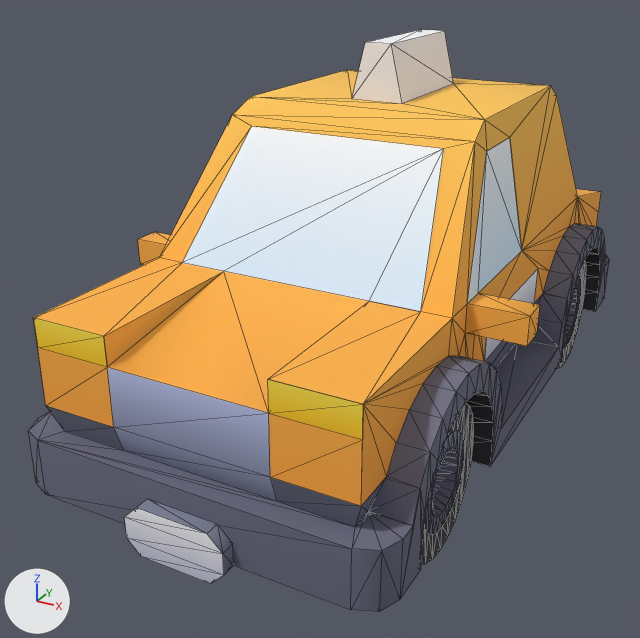
An edit to the glTF model Assets/UnityEve/Art/Models/car-kit/taxi.glb, drawn before and after from the same camera.
Rendered twice from a 50 mm camera at (1.38, -2.97, 1.86) aimed at (-0.15, -0.2, 0.47). Lighting does not change. The marker at lower left points along +X, +Y and +Z. The picture after the commit comes second. Mesh edges are drawn as thin lines. Vertices at exactly the same position are counted once.

In view in the first picture: 'body', 'wheel-back-left', 'wheel-front-left'.
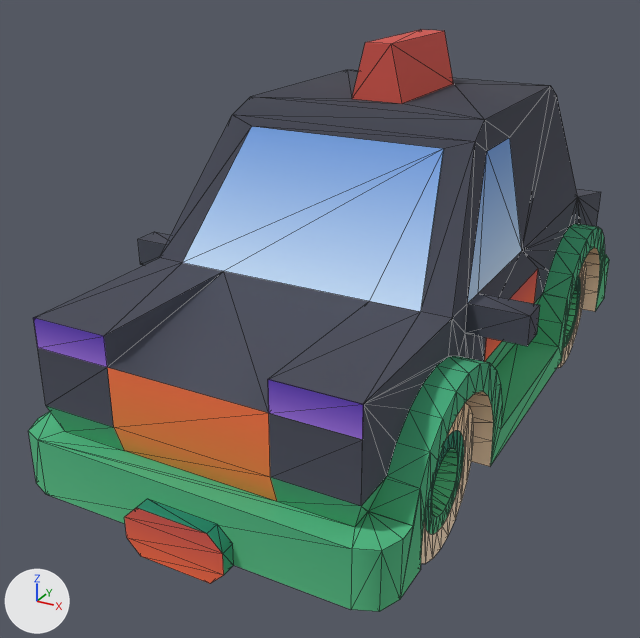
Where the newer file only moved an object's origin or applied its transform, the numbers keep the older frame.

The change, as a diff of the scene's bpy script:
```diff
--- a/Assets/UnityEve/Art/Models/car-kit/taxi.glb.py
+++ b/Assets/UnityEve/Art/Models/car-kit/taxi.glb.py
@@ me_body @@
 # used by ob_body; location = (0.0, 0.025, 0.15)
-me_body.from_pydata(...)  # 400 vertices, 744 faces; spans x -0.75..0.75, y -1.37..1.37, z 0.0..1.35
+me_body.from_pydata(...)  # 398 vertices, 744 faces; spans x -0.75..0.75, y -1.37..1.37, z 0.0..1.35
+# me_body part 1: 730 kept faces spanning x -0.75..0.75, y -1.37..1.37, z 0.0..1.35 get new texture (UV) coordinates
+# edits to the shape of me_body do not show in these pictures
 me_body.materials.append(mat_colormap)
@@ me_wheel_front_left @@
 me_wheel_front_left.from_pydata(...)  # 216 vertices, 332 faces; spans x 0.0..0.3, y -0.3..0.3, z -0.3..0.3
 # used by ob_wheel_front_left; location = (0.3, -0.76, 0.3)
+# me_wheel_front_left part 2: 332 kept faces spanning x 0.0..0.3, y -0.3..0.3, z -0.3..0.3 get new texture (UV) coordinates
 me_wheel_front_left.materials.append(mat_colormap)
@@ me_wheel_back_left @@
 me_wheel_back_left.from_pydata(...)  # 216 vertices, 332 faces; spans x 0.0..0.3, y -0.3..0.3, z -0.3..0.3
 # used by ob_wheel_back_left; location = (0.3, 0.76, 0.3)
+# me_wheel_back_left part 3: 332 kept faces spanning x 0.0..0.3, y -0.3..0.3, z -0.3..0.3 get new texture (UV) coordinates
 me_wheel_back_left.materials.append(mat_colormap)
```

Pixel boxes (x1, y1, x2, y2) of what changed, in the pictures (640 x 638 px):
part 1 of me_body, surface changed
    both: (28, 30, 609, 612)
part 2 of me_wheel_front_left, surface changed
    both: (421, 403, 474, 564)
part 3 of me_wheel_back_left, surface changed
    both: (557, 261, 586, 368)
